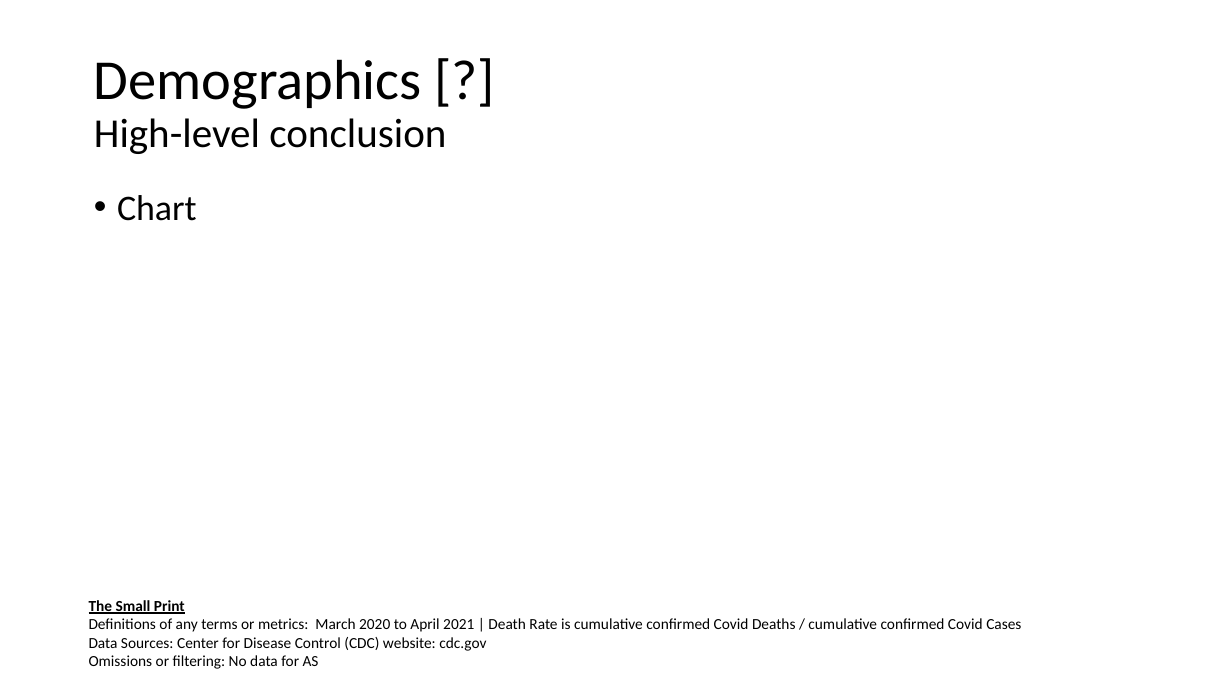
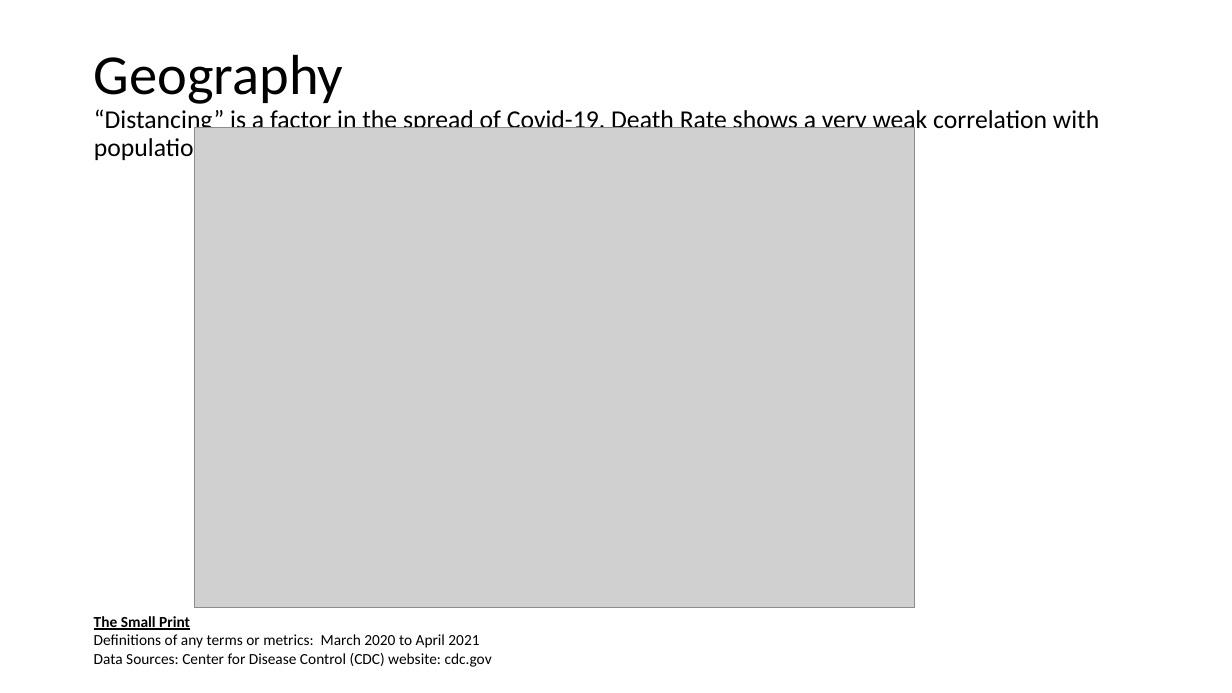
Before and after one commit to jenniecinelli/project_one, a slide deck: slide 13 of Folder0/Presentation.pptx (slide 15 before the commit). Drawn at 1232x693 pixels with LibreOffice and Linux fonts; fonts in the diff are those of the drawing; grey boxes stand for pictures. Boxes give left, top, right and bottom in pixels: in the first picture for what was removed or moved away, otherwise in the second. Text is boxed around its words. In the diff, an @@ line names an element or a change of style, - is before the commit and + after.

```diff
--- a/Folder0/Presentation.pptx
+++ b/Folder0/Presentation.pptx
@@ title at [94,54,1099,162]: text changed; size 32 to 20 pt @@
-Demographics [?]
-High-level conclusion
+Geography
+“Distancing” is a factor in the spread of Covid-19. Death Rate shows a very weak correlation with population density.
@@ picture added at [194,128,915,608] @@
@@ text removed at [117,195,197,221] @@
-• Chart
@@ text "The Small Print": place and size @@
-text "The Small Print" at [89,600,1021,669]
+text "The Small Print" at [94,616,492,667]
@@ text at [89,655,319,669]: paragraph removed @@
-Omissions or filtering: No data for AS
@@ text at [94,634,479,648]: text changed @@
-Definitions of any terms or metrics: March 2020 to April 2021 | Death Rate is cumulative confirmed Covid Deaths / cumulative confirmed Covid Cases
+Definitions of any terms or metrics: March 2020 to April 2021
```
Also in this commit, not shown: 12 other slides changed, 2 slides removed, 6 other files.
